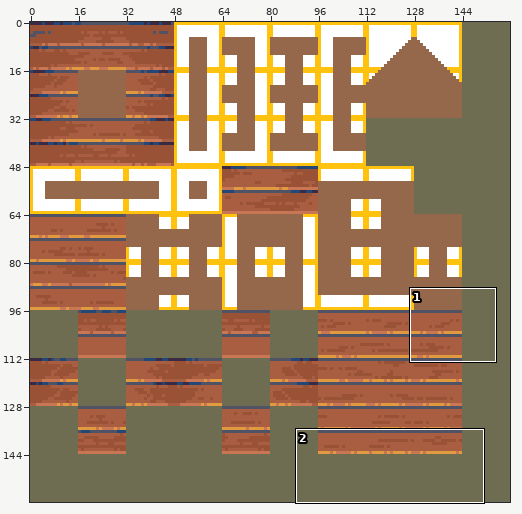
Edited in one commit: sprite sheet (images/experimental/rpg/floorboards-c.png). The first picture is a wide view before the edit; the outline marks the close-up.
Close-up. As it was:
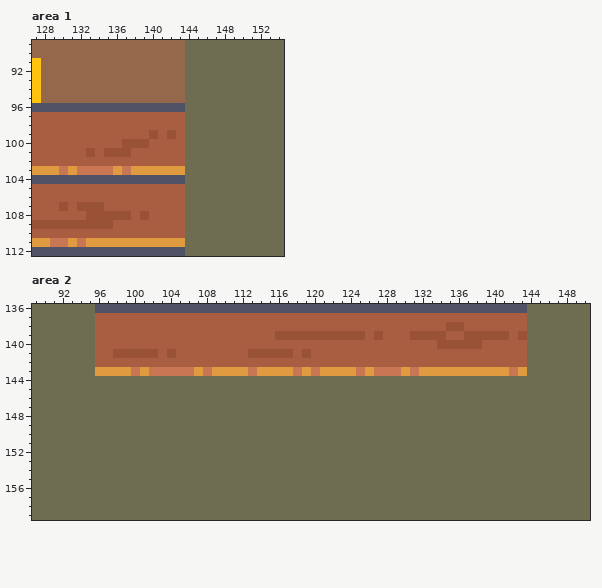
The file is 160x160 pixels. Shown: area 1: x 127..154, y 89..112; area 2: x 89..150, y 136..159.
Now the later version:
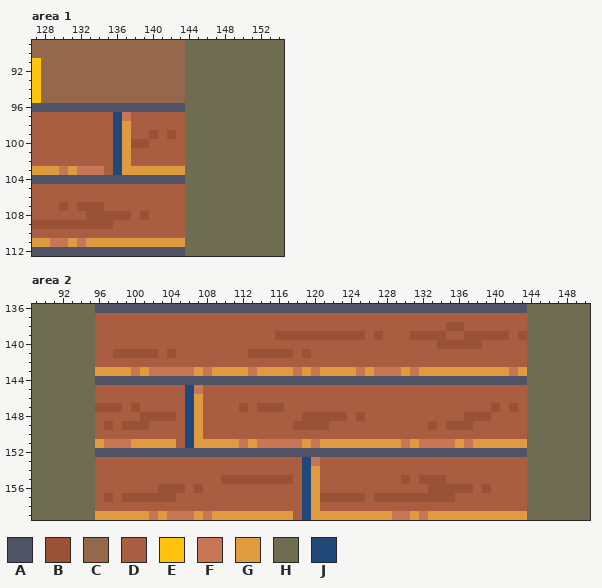
Palette (. is transparent): A #505265  B #9a5236  C #95684c  D #aa5e41  E #ffc20e  F #c97655  G #e09a3f  H #6f6d51  J #224879
Commit: Gave floorboards termination.
The exact change:
{"where": "area 1"}
{"y":97,"x":136,"old":"DD","new":"JF"}
{"y":98,"x":136,"old":"DD","new":"JG"}
{"y":99,"x":136,"old":"DD","new":"JG"}
{"y":100,"x":136,"old":"DB","new":"JG"}
{"y":101,"x":133,"old":"B","new":"D"}
{"y":101,"x":135,"old":"BBB","new":"DJG"}
{"y":102,"x":136,"old":"DD","new":"JG"}
{"y":103,"x":135,"old":"FGF","new":"DJG"}
{"where": "area 2"}
{"y":144,"x":96,"old":"HHHHHHHHHHHHHHHHHHHHHHHHHHHHHHHHHHHHHHHHHHHHHHHH","new":"AAAAAAAAAAAAAAAAAAAAAAAAAAAAAAAAAAAAAAAAAAAAAAAA"}
{"y":145,"x":96,"old":"HHHHHHHHHHHHHHHHHHHHHHHHHHHHHHHHHHHHHHHHHHHHHHHH","new":"DDDDDDDDDDJFDDDDDDDDDDDDDDDDDDDDDDDDDDDDDDDDDDDD"}
{"y":146,"x":96,"old":"HHHHHHHHHHHHHHHHHHHHHHHHHHHHHHHHHHHHHHHHHHHHHHHH","new":"DDDDDDDDDDJGDDDDDDDDDDDDDDDDDDDDDDDDDDDDDDDDDDDD"}
{"y":147,"x":96,"old":"HHHHHHHHHHHHHHHHHHHHHHHHHHHHHHHHHHHHHHHHHHHHHHHH","new":"BBBDBDDDDDJGDDDDBDBBBDDDDDDDDDDDDDDDDDDDDDDDBDBD"}
{"y":148,"x":96,"old":"HHHHHHHHHHHHHHHHHHHHHHHHHHHHHHHHHHHHHHHHHHHHHHHH","new":"DDDDDBBBBDJGDDDDDDDDDDDBBBBBDBDDDDDDDDDDDBBBDDDD"}
{"y":149,"x":96,"old":"HHHHHHHHHHHHHHHHHHHHHHHHHHHHHHHHHHHHHHHHHHHHHHHH","new":"DBDBBBDDDDJGDDDDDDDDDDBBBBDDDDDDDDDDDBDBBBDDDDDD"}
{"y":150,"x":96,"old":"HHHHHHHHHHHHHHHHHHHHHHHHHHHHHHHHHHHHHHHHHHHHHHHH","new":"DDDDDDDDDDJGDDDDDDDDDDDDDDDDDDDDDDDDDDDDDDDDDDDD"}
{"y":151,"x":96,"old":"HHHHHHHHHHHHHHHHHHHHHHHHHHHHHHHHHHHHHHHHHHHHHHHH","new":"GFFFGGGGGDJGGGGGFGFFFFFGFGGGGGGGGGFGFFFFGFGGGGGG"}
{"y":152,"x":96,"old":"HHHHHHHHHHHHHHHHHHHHHHHHHHHHHHHHHHHHHHHHHHHHHHHH","new":"AAAAAAAAAAAAAAAAAAAAAAAAAAAAAAAAAAAAAAAAAAAAAAAA"}
{"y":153,"x":96,"old":"HHHHHHHHHHHHHHHHHHHHHHHHHHHHHHHHHHHHHHHHHHHHHHHH","new":"DDDDDDDDDDDDDDDDDDDDDDDJFDDDDDDDDDDDDDDDDDDDDDDD"}
{"y":154,"x":96,"old":"HHHHHHHHHHHHHHHHHHHHHHHHHHHHHHHHHHHHHHHHHHHHHHHH","new":"DDDDDDDDDDDDDDDDDDDDDDDJGDDDDDDDDDDDDDDDDDDDDDDD"}
{"y":155,"x":96,"old":"HHHHHHHHHHHHHHHHHHHHHHHHHHHHHHHHHHHHHHHHHHHHHHHH","new":"DDDDDDDDDDDDDDBBBBBBBBDJGDDDDDDDDDBDBBBDDDDDDDDD"}
{"y":156,"x":96,"old":"HHHHHHHHHHHHHHHHHHHHHHHHHHHHHHHHHHHHHHHHHHHHHHHH","new":"DDDDDDDBBBDBDDDDDDDDDDDJGDDDDDDDDDDDDBBBBBDBDDDD"}
{"y":157,"x":96,"old":"HHHHHHHHHHHHHHHHHHHHHHHHHHHHHHHHHHHHHHHHHHHHHHHH","new":"DBDBBBBBBDDDDDDDDDDDDDDJGBBBBBDBBBBBBBBBDDDDDDDD"}
{"y":158,"x":96,"old":"HHHHHHHHHHHHHHHHHHHHHHHHHHHHHHHHHHHHHHHHHHHHHHHH","new":"DDDDDDDDDDDDDDDDDDDDDDDJGDDDDDDDDDDDDDDDDDDDDDDD"}
{"y":159,"x":96,"old":"HHHHHHHHHHHHHHHHHHHHHHHHHHHHHHHHHHHHHHHHHHHHHHHH","new":"GGGGGGFGFFFGFGGGGGGGGGDJGGGGGGGGGFFGFGGGGGGGGGGG"}
